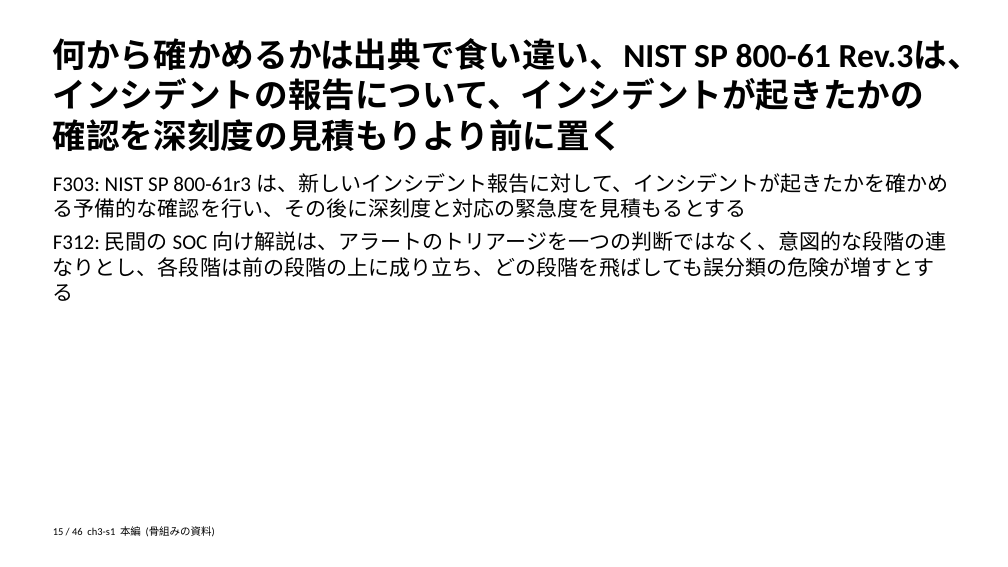
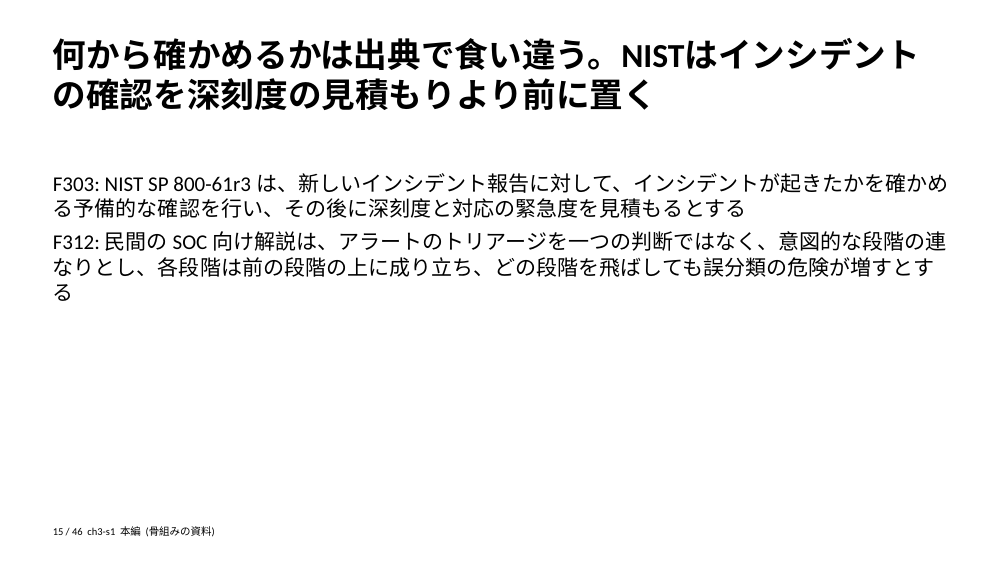
Before and after one commit to zyuuryuu/PPTX-Planner, a slide deck: slide 15 of trial/deck/preview/skeleton.pptx. Drawn at 1008x567 pixels with LibreOffice and Linux fonts; fonts in the diff are those of the drawing. Boxes give left, top, right and bottom in pixels: in the first picture for what was removed or moved away, otherwise in the second. Text is boxed around its words. In the diff, an @@ line names an element or a change of style, - is before the commit and + after.

```diff
--- a/trial/deck/preview/skeleton.pptx
+++ b/trial/deck/preview/skeleton.pptx
@@ text at <box>53,38,920,70</box>: text changed @@
-何から確かめるかは出典で食い違い、NIST SP 800-61 Rev.3は、インシデントの報告について、インシデントが起きたかの確認を深刻度の見積もりより前に置く
+何から確かめるかは出典で食い違う。NISTはインシデントの確認を深刻度の見積もりより前に置く
```
Also in this commit, not shown: 27 other slides changed, 6 other files.
